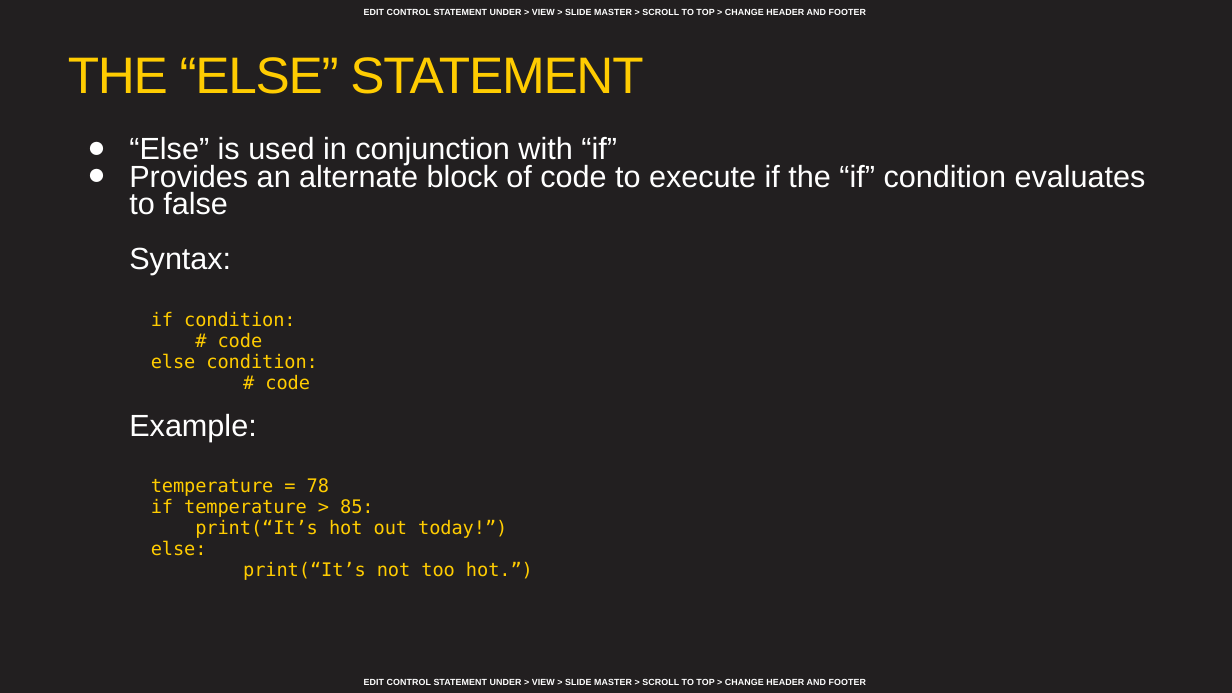
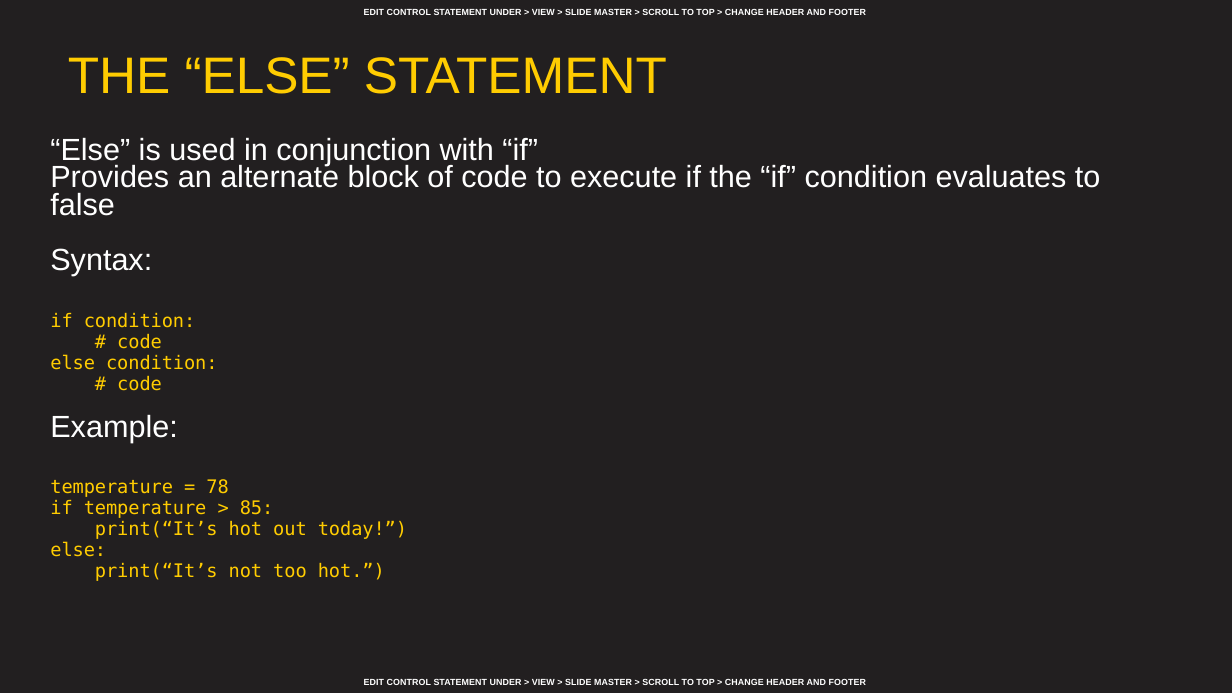
Before and after one commit to AFC-AI2C/summer-course, a slide deck: slide 5 of Python/Lesson 02 - Conditional Statements and Error Handling/Lesson 02 - Conditional Statements, Loops, and Error Handling.pptx. Drawn at 1232x693 pixels with LibreOffice and Linux fonts; fonts in the diff are those of the drawing; background and template pictures are left out. Boxes give left, top, right and bottom in pixels: in the first picture for what was removed or moved away, otherwise in the second. Text is boxed around its words. In the diff, an @@ line names an element or a change of style, - is before the commit and + after.

```diff
--- a/Python/Lesson 02 - Conditional Statements and Error Handling/Lesson 02 - Conditional Statements, Loops, and Error Handling.pptx
+++ b/Python/Lesson 02 - Conditional Statements and Error Handling/Lesson 02 - Conditional Statements, Loops, and Error Handling.pptx
@@ title "THE “ELSE” STATEMENT" at (68, 57, 667, 94): letter spacing -0.8 to 0 pt @@
@@ text "“Else” is used in conjunction ...": place and size @@
-text "“Else” is used in conjunction ..." at (129, 136, 1146, 580)
+text "“Else” is used in conjunction ..." at (50, 137, 1100, 581)
@@ text "“Else” is used in conjunction ..." at (50, 137, 1100, 581): bullet ● to none; indent changed @@
```
Also in this commit, not shown: 23 other slides changed.
